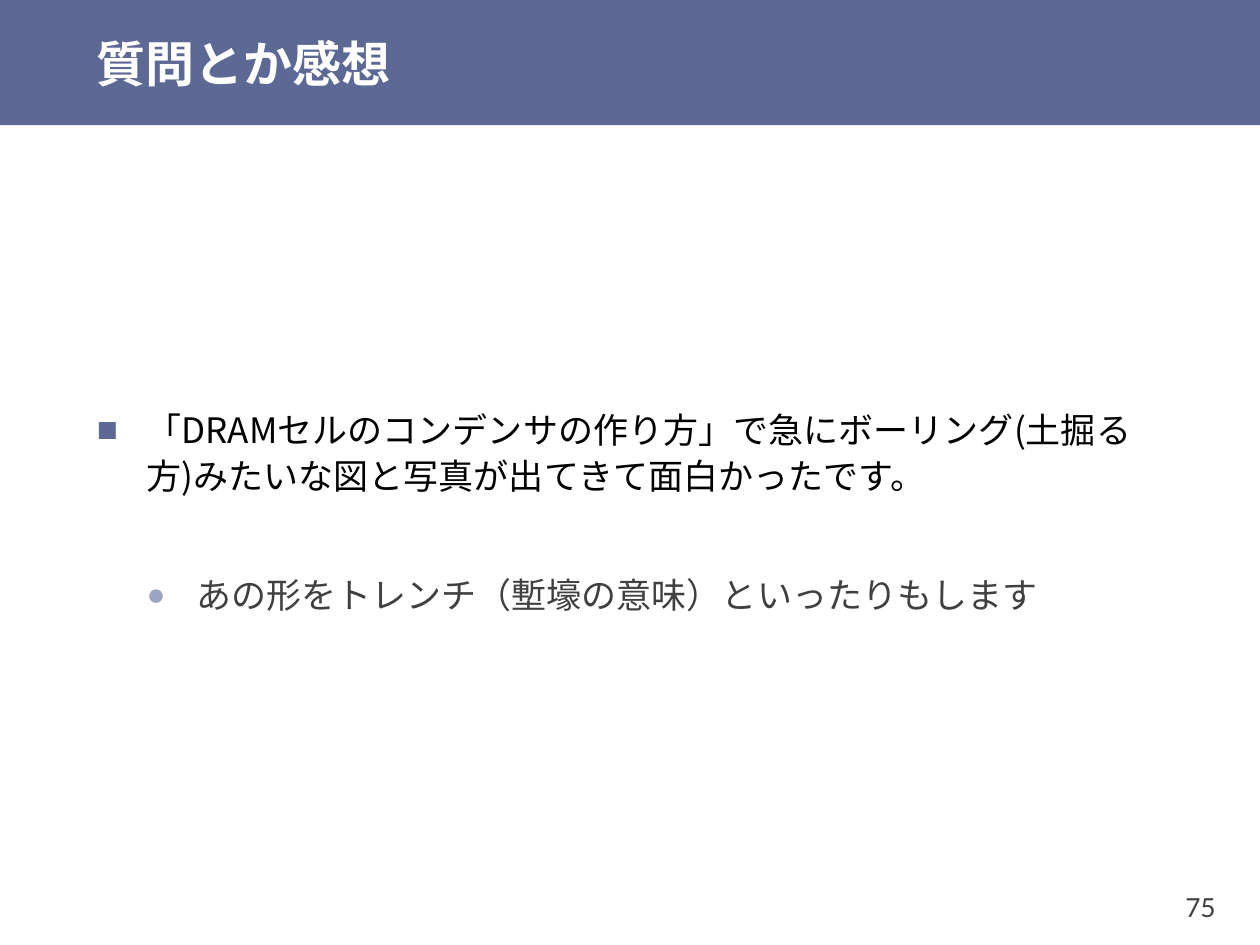
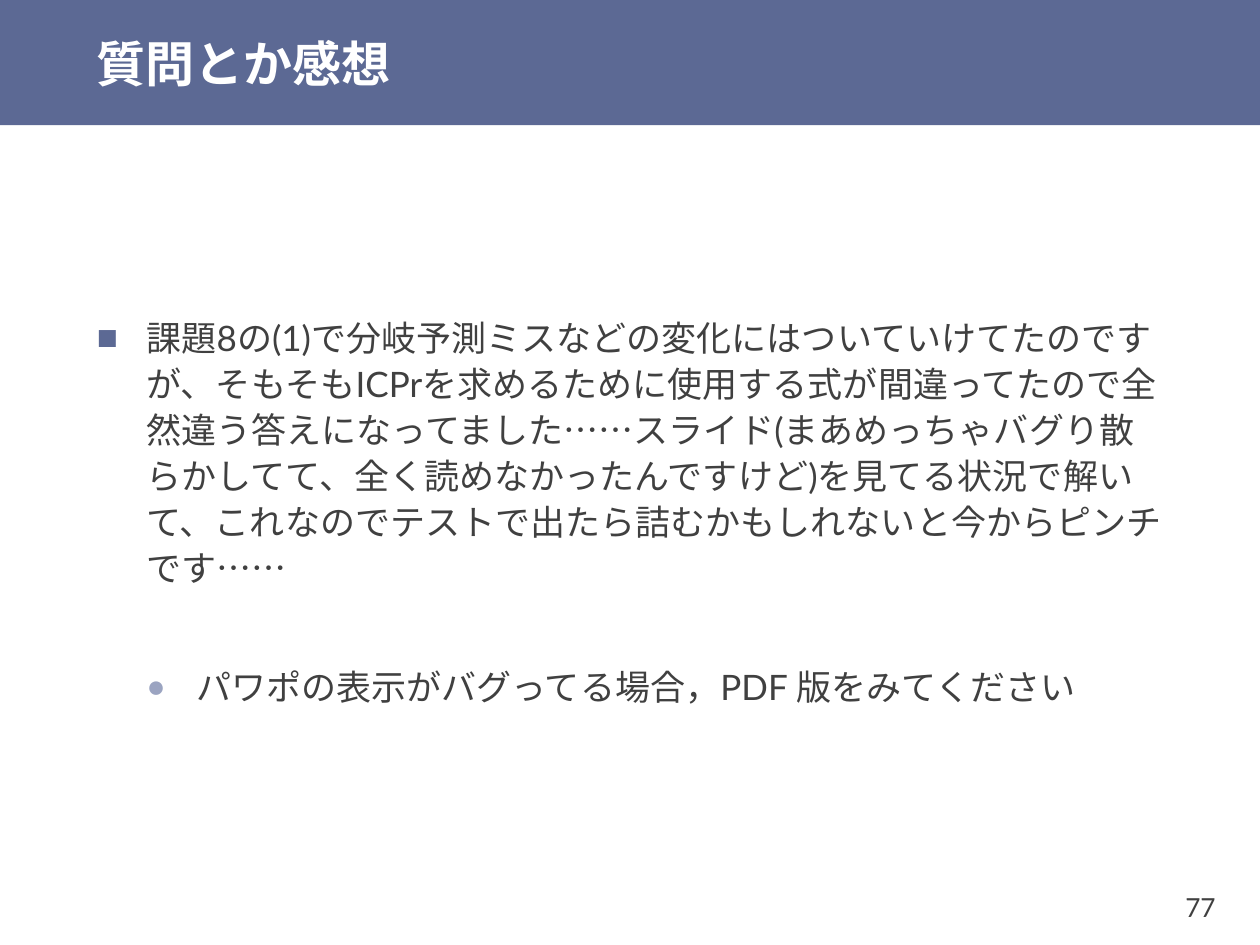
Before and after one commit to shioyadan/otya-computer-architecture-i, a slide deck: slide 77 of cai-shioya-10.pptx (slide 75 before the commit). Drawn at 1260x945 pixels with LibreOffice and Linux fonts; fonts in the diff are those of the drawing. Boxes give left, top, right and bottom in pixels: in the first picture for what was removed or moved away, otherwise in the second. Text is boxed around its words. In the diff, an @@ line names an element or a change of style, - is before the commit and + after.

```diff
--- a/cai-shioya-10.pptx
+++ b/cai-shioya-10.pptx
@@ text at bbox=[147, 321, 1162, 704]: text changed; font Noto Sans CJK JP to Lato; text colour #000000 to #404040 @@
-■ 「DRAMセルのコンデンサの作り方」で急にボーリング(土掘る方)みたいな図と写真が出てきて面白かったです。
-  ● あの形をトレンチ（塹壕の意味）といったりもします
+■ 課題8の(1)で分岐予測ミスなどの変化にはついていけてたのですが、そもそもICPrを求めるために使用する式が間違ってたので全然違う答えになってました……スライド(まあめっちゃバグり散らかしてて、全く読めなかったんですけど)を見てる状況で解いて、これなのでテストで出たら詰むかもしれないと今からピンチです……
+  ● パワポの表示がバグってる場合，PDF 版をみてください
@@ page number at bbox=[1185, 898, 1215, 917]: text changed @@
-75
+77
```
Also in this commit, not shown: 14 other slides changed, 8 slides added, 2 slides removed, 1 other file.
